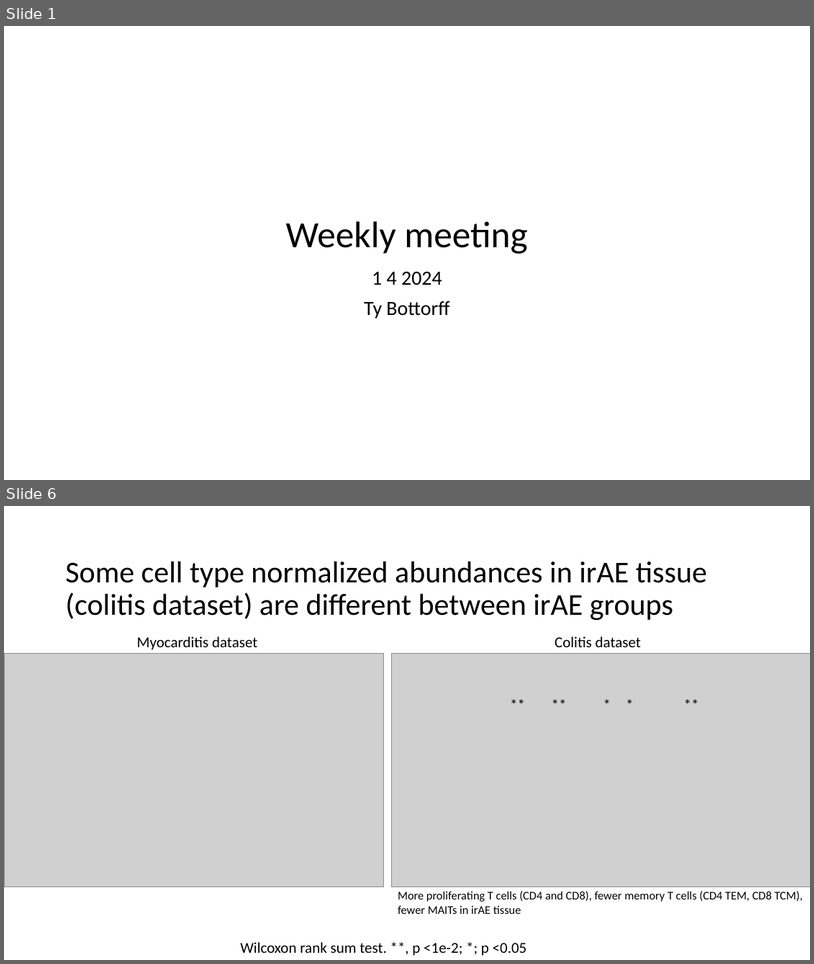
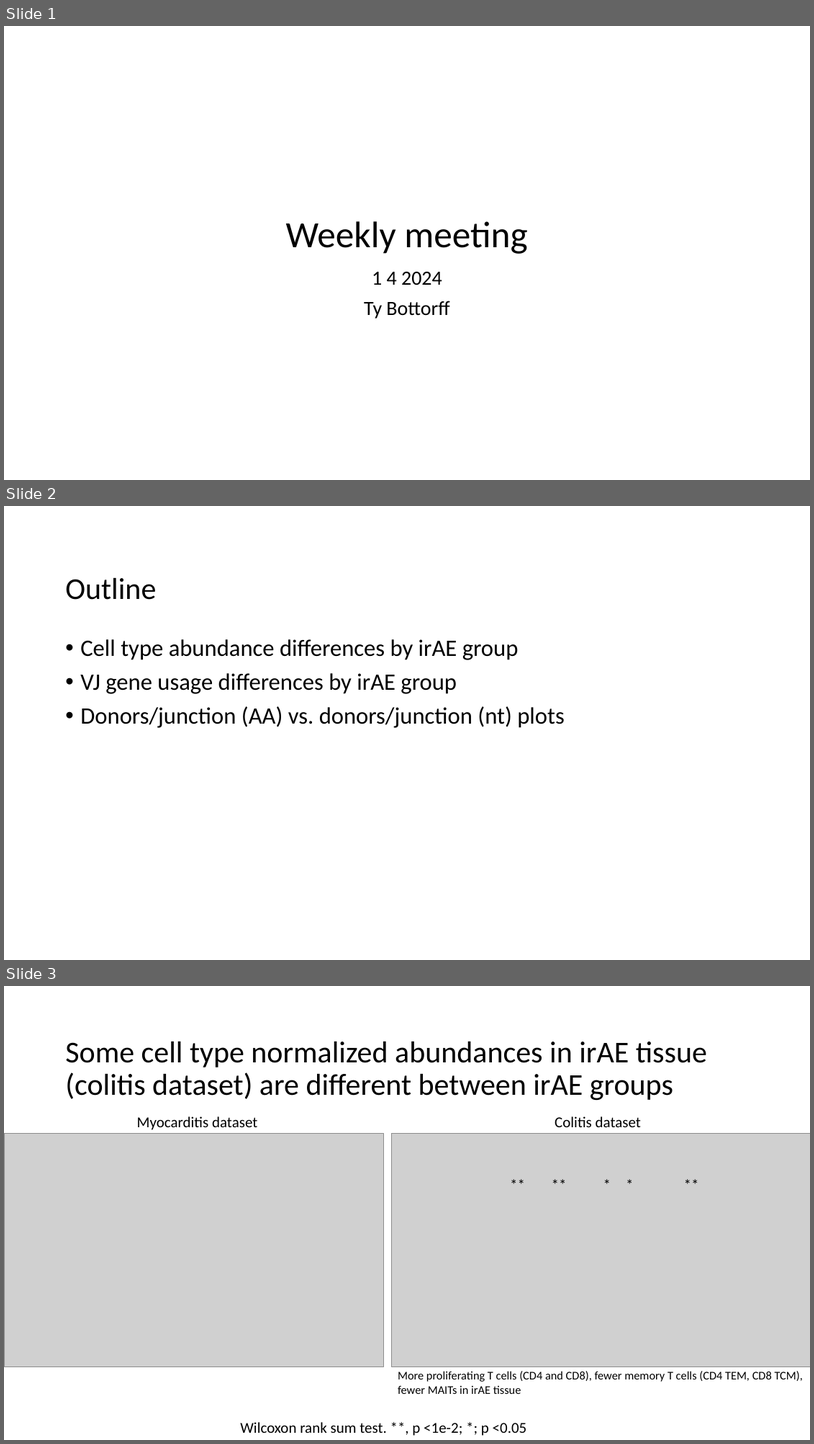
Before and after one commit to tybottorff/bottorffdocs, a slide deck: linsley_postdoc/presentations/weekly_meetings/1_4_24.pptx. Shown one above the other, each under a label of ours: slides 1 and 6 before the commit, slides 1, 2 and 3 after it; the slides between them are not shown. The pictures are 814x964 and 814x1444 pixels, drawn with LibreOffice and Linux fonts; fonts in the diff are those of the drawing; grey boxes stand for pictures. Boxes give left, top, right and bottom in pixels: in the first picture for what was removed or moved away, otherwise in the second. Text is boxed around its words. In the diff, an @@ line names an element or a change of style, - is before the commit and + after.

```diff
--- a/linsley_postdoc/presentations/weekly_meetings/1_4_24.pptx
+++ b/linsley_postdoc/presentations/weekly_meetings/1_4_24.pptx
@@ slide 2 added at (4, 506, 810, 960), background #FFFFFF @@
@@ title added at (65, 578, 156, 600), 36 pt, text #000000 @@
+Outline
@@ text added at (80, 639, 565, 728), 28 pt, text #000000 @@
+• Cell type abundance differences by irAE group
+• VJ gene usage differences by irAE group
+• Donors/junction (AA) vs. donors/junction (nt) plots
@@ what was slide 6 is now slide 3 @@
```
Also in this commit, not shown: 10 slides changed, 3 other slides added, 3 slides removed.
